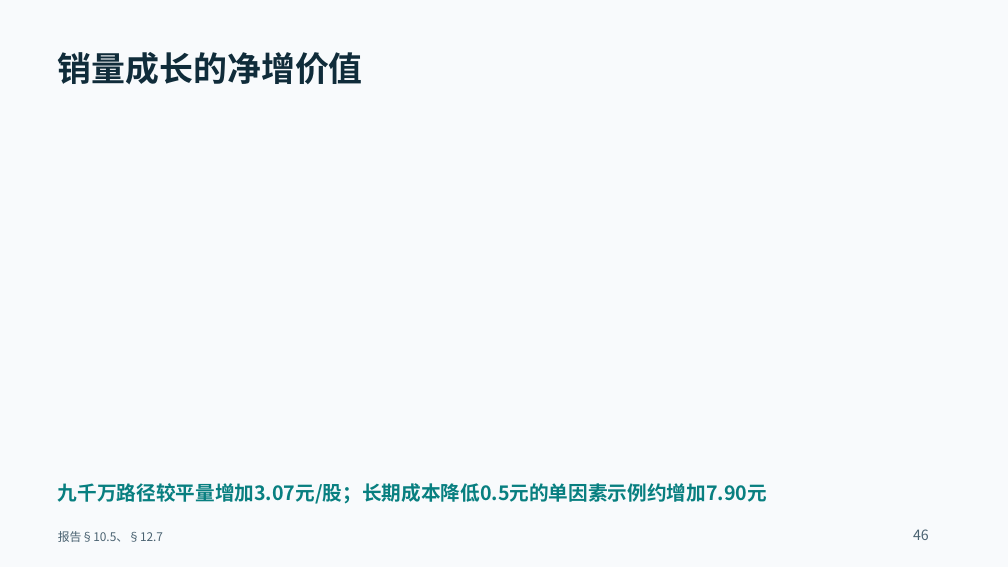
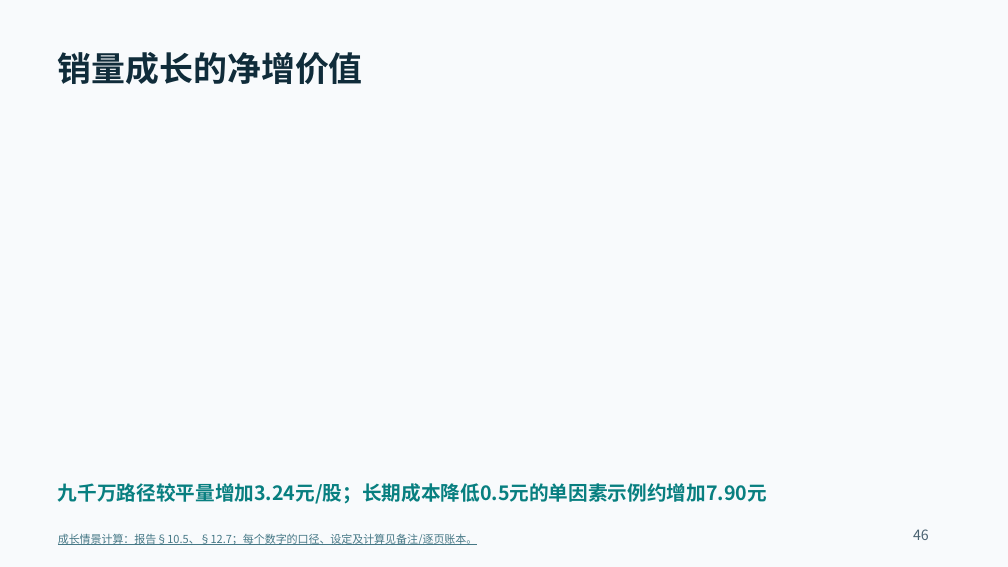
Before and after one commit to d202480025-code/muyuan-valuation-research, a slide deck: slide 46 of docs/downloads/lecture.pptx. Drawn at 1008x567 pixels with LibreOffice and Linux fonts; fonts in the diff are those of the drawing. Boxes give left, top, right and bottom in pixels: in the first picture for what was removed or moved away, otherwise in the second. Text is boxed around its words. In the diff, an @@ line names an element or a change of style, - is before the commit and + after.

```diff
--- a/docs/downloads/lecture.pptx
+++ b/docs/downloads/lecture.pptx
@@ text at bbox=[58, 483, 767, 504]: text changed @@
-九千万路径较平量增加3.07元/股；长期成本降低0.5元的单因素示例约增加7.90元
+九千万路径较平量增加3.24元/股；长期成本降低0.5元的单因素示例约增加7.90元
@@ text at bbox=[58, 534, 478, 545]: text changed; size 11.2 to 10.5 pt; text colour #4A6271 to #467886 @@
-报告§10.5、§12.7
+成长情景计算：报告§10.5、§12.7；每个数字的口径、设定及计算见备注/逐页账本。
```
Also in this commit, not shown: 40 other slides changed, 16 slides added, 14 slides removed, 54 other files.
